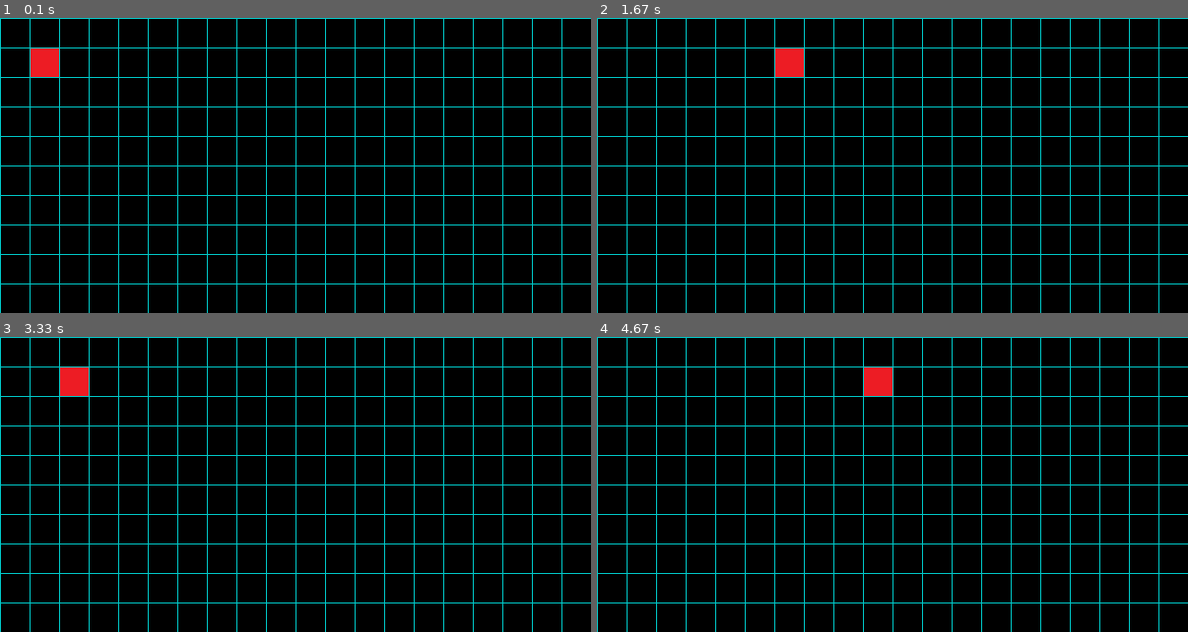
Above: before the commit, frames 1-4 (two rows, left to right).
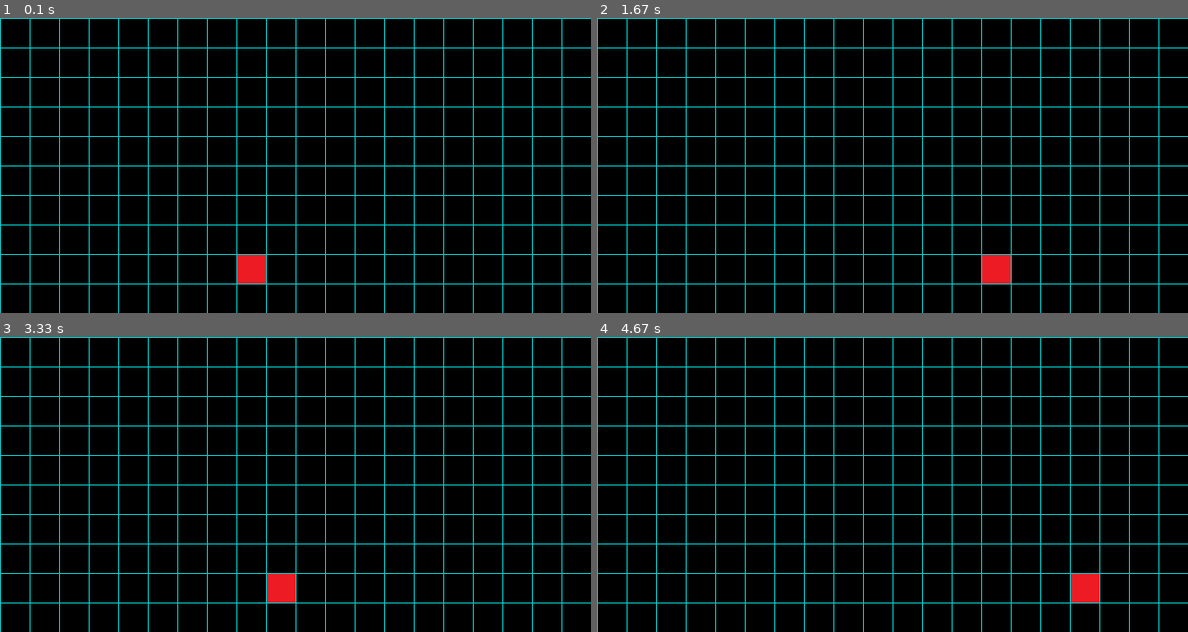
Above: after the commit, the same moments.

Repository: KechuXIV/JumperPY
Game: pygame game, started from Jumper.UI/main.py
Two runs of this game, one before a commit and one after it. Both use one fixed random seed, a clock stepped at 60 frames per second and the inputs below. The source is Python 2; it was converted automatically to run under Python 3.
Inputs:
- Up to frame 1 (0.1 s): no input
- Up to frame 2 (1.67 s): hold D 0.33-0.8 s; hold D 0.83-1.3 s; hold A from 1.33 s (still down)
- Up to frame 3 (3.33 s): release A at 1.87 s; hold A 1.9-2.3 s; hold D 2.33-2.97 s; hold A from 3 s (still down)
- Up to frame 4 (4.67 s): release A at 3.47 s; hold D 3.5-3.97 s; hold D 4-4.47 s; hold A from 4.5 s (still down)

The runs differ from the first frame. In frame 1, 0.9% of the frame differs, in the area x 5-45%, y 10-90%; in frame 2, 0.9%; in frame 3, 0.9%; in frame 4, 0.9%.

Commit message:
Se modifico recibe las teclas presionadas Motion

Diff:
--- a/Jumper.Core/Potato.py
+++ b/Jumper.Core/Potato.py
@@ -11,7 +11,7 @@
 
 	def __init__(self):
 		self.__velocidadEnX__ = 30
-		self.ActualPosition = Point(30,30)
+		self.ActualPosition = Point(30*8,30*8)
 		self.__sprite__ = pygame.sprite.Sprite()
 		self.__sprite__.image = pygame.image.load(
 			os.path.join('..', 'Jumper.Core','Resources','redbox.png'))
@@ -19,10 +19,10 @@
 		self.__sprite__.rect = pygame.Rect(
 			(self.ActualPosition.X, self.ActualPosition.Y), (30, 30))
 
-	def Motion(self, key):
-		if(key == Key.A):
+	def Motion(self, keysPressed):
+		if(Key.A in keysPressed):
 			self.ActualPosition.X -= self.__velocidadEnX__
-		elif(key == Key.D):
+		elif(Key.D in keysPressed):
 			self.ActualPosition.X += self.__velocidadEnX__
 
 		self.__sprite__.rect.x = self.ActualPosition.X
--- a/Jumper.Test/PotatoTest.py
+++ b/Jumper.Test/PotatoTest.py
@@ -18,7 +18,7 @@
 
     def test_MovePotato(self):
         expectedPosition = self.potato.ActualPosition
-        key = None
+        key = []
 
         self.potato.Motion(key)
 
@@ -29,7 +29,8 @@
     def test_MovePotatoLeft(self):
         expectedPosition = Point(self.potato.ActualPosition.X - self.potato.__velocidadEnX__,
             self.potato.ActualPosition.Y)
-        key = Key.A
+        key = []
+        key.append(Key.A)
 
         self.potato.Motion(key)
 
@@ -41,7 +42,8 @@
     def test_MovePotatoRight(self):
         expectedPosition = Point(self.potato.ActualPosition.X + self.potato.__velocidadEnX__,
             self.potato.ActualPosition.Y)
-        key = Key.D
+        key = []
+        key.append(Key.D)
 
         self.potato.Motion(key)
 
@@ -51,8 +53,7 @@
         self.assertEqual(expectedPosition.Y, actualPosition.Y)
 
     def test_GetPotatoSprite(self):
-        expectedPosition = Point(self.potato.ActualPosition.X,
-            self.potato.ActualPosition.Y)
+        expectedPosition = self.potato.ActualPosition
 
         sprite = self.potato.GetSprite()
 
@@ -64,6 +65,5 @@
         self.assertEqual(30, sprite.rect.width)
         self.assertEqual(30, sprite.rect.height)
 
-
 if __name__ == '__main__':
     unittest.main()
--- a/Jumper.UI/main.py
+++ b/Jumper.UI/main.py
@@ -57,14 +57,14 @@
 def Logic():
 	keys = pygame.key.get_pressed()
 
-	key = None
+	keysPressed = []
 
 	if(keys[pygame.K_d]):
-		key = Key.D
+		keysPressed.append(Key.D)
 	elif(keys[pygame.K_a]):
-		key = Key.A
+		keysPressed.append(Key.A)
 
-	potato.Motion(key)
+	potato.Motion(keysPressed)
 
 
 while True:
Not shown, changed: Jumper.Core/Potato.pyc
